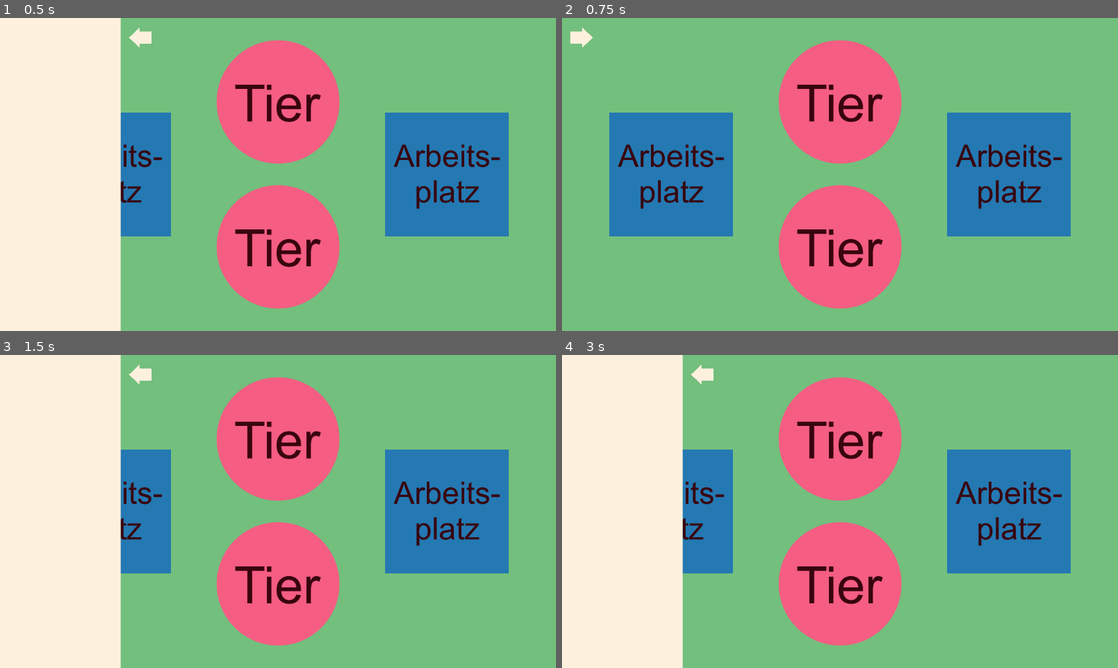
Above: before the commit, frames 1-4 (two rows, left to right).
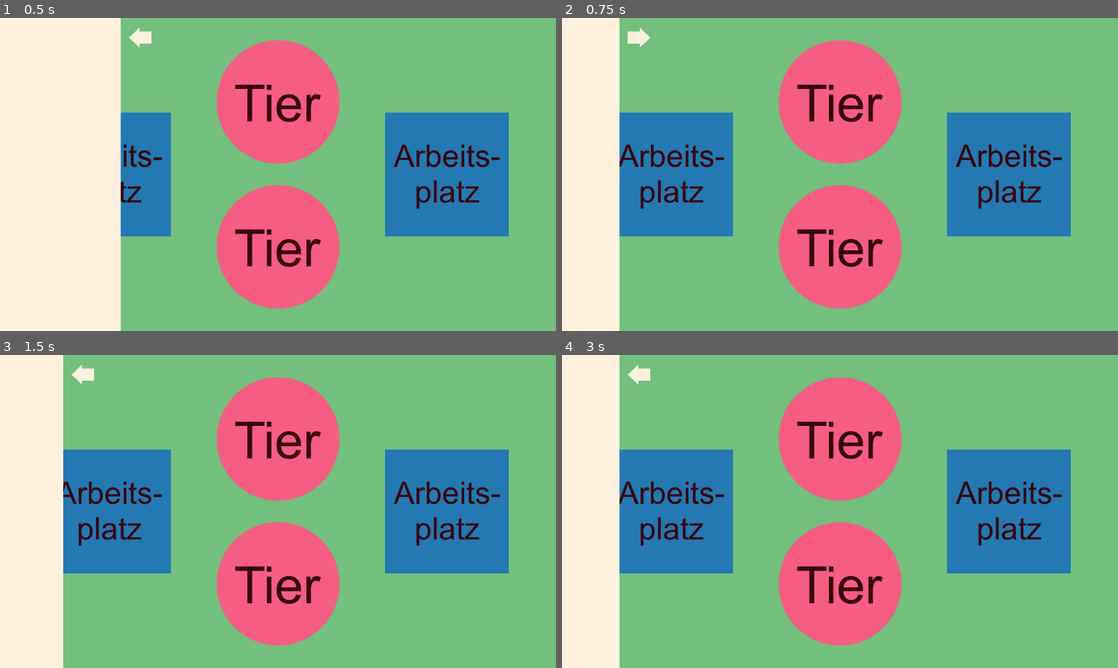
Above: after the commit, the same moments.

Repository: k4444th/Cozy-Moments
Game: Godot game, scene res://scenes/main.tscn
The game is run twice, just before and just after one commit, with the same random seed, the same clock (stepped at 60 frames per second) and the same inputs. The project has no main scene, so this scene is started directly.
Inputs (mouse positions are in pixels of both pictures, inside the frame that each line leads up to):
- Up to frame 1 (0.5 s): no input
- Up to frame 2 (0.75 s): click (701, 36) at 0.5 s
- Up to frame 3 (1.5 s): click (22, 373) at 1.25 s
- Up to frame 4 (3 s): click (701, 373) at 2 s; tap Enter at 2.75 s; drag from (840, 439) to (673, 511) at 2.77 s

Frame 1 is identical in both runs. In frame 2, 10% of the frame differs, in the area x 0-16%, y 0-100%; in frame 3, 10%; in frame 4, 12%, in the area x 10-28%, y 0-100%.

Commit message:
Smooth Sidenav Position Transition

Diff:
--- a/scripts/sidenav.gd
+++ b/scripts/sidenav.gd
@@ -1,6 +1,7 @@
 extends CanvasLayer
 
 var sidenavOpen := true
+var openSidenavSpeed := 0.35
 
 @onready var sidenav = $Sidenav
 @onready var arrowButton = $ArrowButton
@@ -9,9 +10,16 @@
 	sidenavOpen = !sidenavOpen
 	arrowButton.flip_h = !sidenavOpen
 
+	var sidenavTween = get_tree().create_tween()
+	var buttonTween = get_tree().create_tween()
+
 	if sidenavOpen:
-		sidenav.position.x = 0.0
-		arrowButton.position.x = 265.0
+		sidenavTween.tween_property(sidenav, "position:x", 0.0, openSidenavSpeed)
+		buttonTween.tween_property(arrowButton, "position:x", 265.0, openSidenavSpeed)
+		#sidenav.position.x = 0.0
+		#arrowButton.position.x = 265.0
 	else:
-		sidenav.position.x = -250.0
-		arrowButton.position.x = 15.0
+		sidenavTween.tween_property(sidenav, "position:x", -250.0, openSidenavSpeed)
+		buttonTween.tween_property(arrowButton, "position:x", 15.0, openSidenavSpeed)
+		#sidenav.position.x = -250.0
+		#arrowButton.position.x = 15.0
